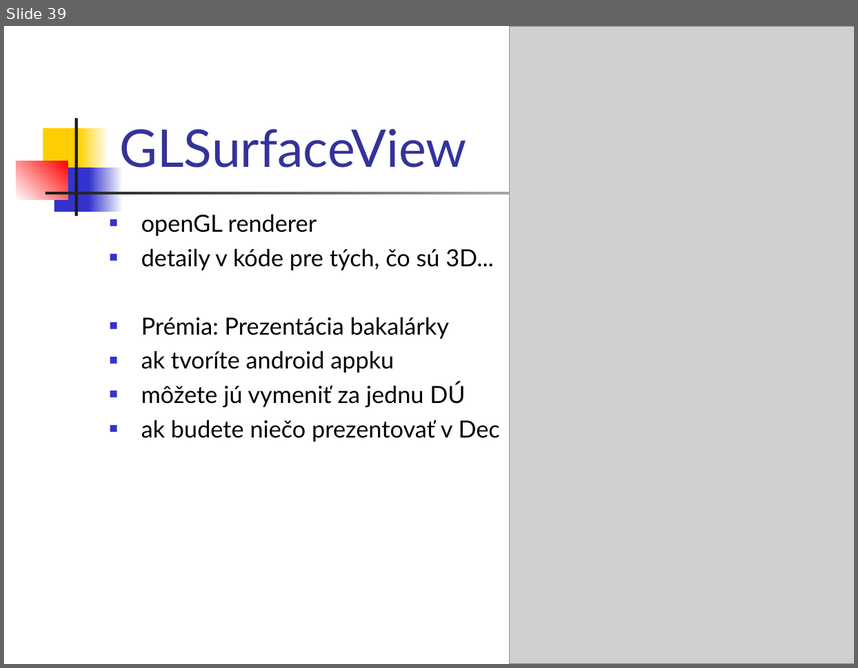
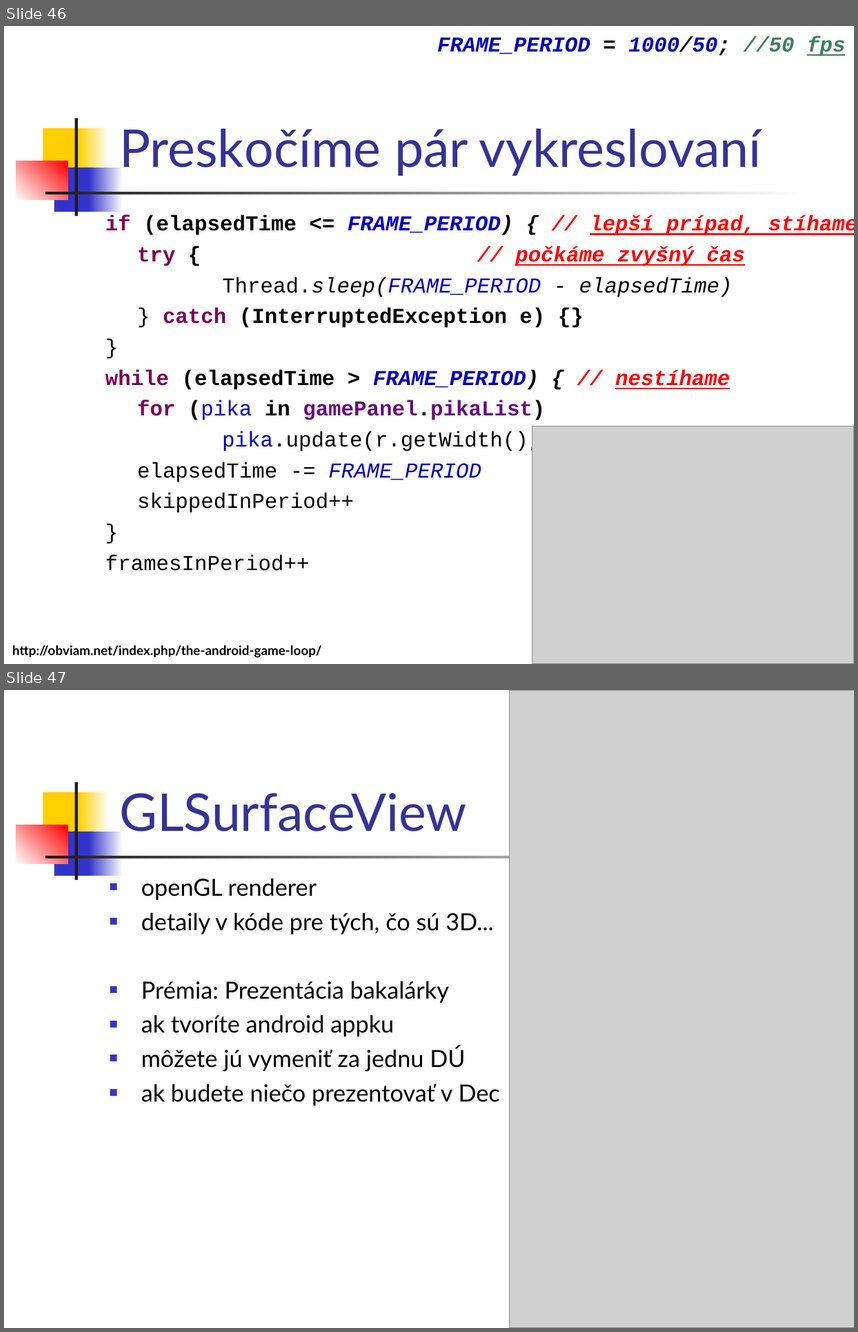
Before and after one commit to vmandro/Prednasky, a slide deck: 04/04_Android.ppt. Shown one above the other, each under a label of ours: slide 39 before the commit, slides 46 and 47 after it. The pictures are 858x668 and 858x1332 pixels, drawn with LibreOffice and Linux fonts; fonts in the diff are those of the drawing; grey boxes stand for pictures. Boxes give left, top, right and bottom in pixels: in the first picture for what was removed or moved away, otherwise in the second. Text is boxed around its words. In the diff, an @@ line names an element or a change of style, - is before the commit and + after.

```diff
--- a/04/04_Android.ppt
+++ b/04/04_Android.ppt
@@ slide 46 added at (4, 26, 854, 664), background #FFFFFF; not listed: 7 template elements that a slide beside it also shows @@
@@ text added at (437, 36, 845, 56), 18 pt, text #0000C0, bold, italic @@
+FRAME_PERIOD = 1000/50; //50 fps
@@ title added at (119, 128, 762, 176), 44 pt, text #333399 @@
+Preskočíme pár vykreslovaní
@@ text added at (105, 215, 854, 570), 18 pt, text #000000, bold @@
+if (elapsedTime <= FRAME_PERIOD) { // lepší prípad, stíhame
+try { // počkáme zvyšný čas
+Thread.sleep(FRAME_PERIOD - elapsedTime)
+} catch (InterruptedException e) {}
+}
+while (elapsedTime > FRAME_PERIOD) { // nestíhame
+for (pika in gamePanel.pikaList)
+pika.update(r.getWidth(), r.getHeight())
+elapsedTime -= FRAME_PERIOD
+skippedInPeriod++
+}
+framesInPeriod++
@@ picture added at (532, 426, 854, 664) @@
@@ text added at (12, 645, 321, 657), 11 pt, text #000000, bold @@
+http://obviam.net/index.php/the-android-game-loop/
@@ what was slide 39 is now slide 47 @@
```
Also in this commit, not shown: 20 slides changed, 7 other slides added, 3 other files.
